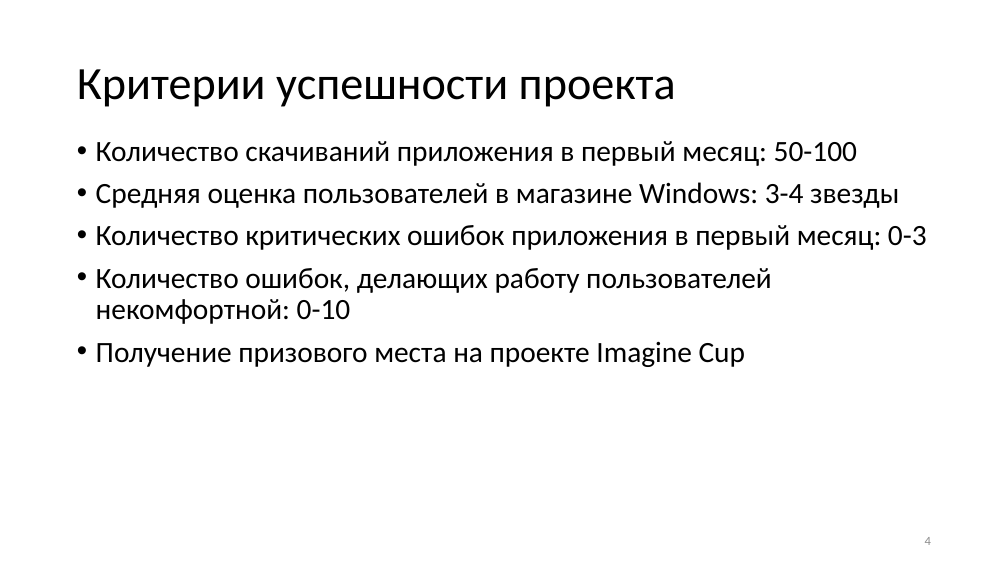
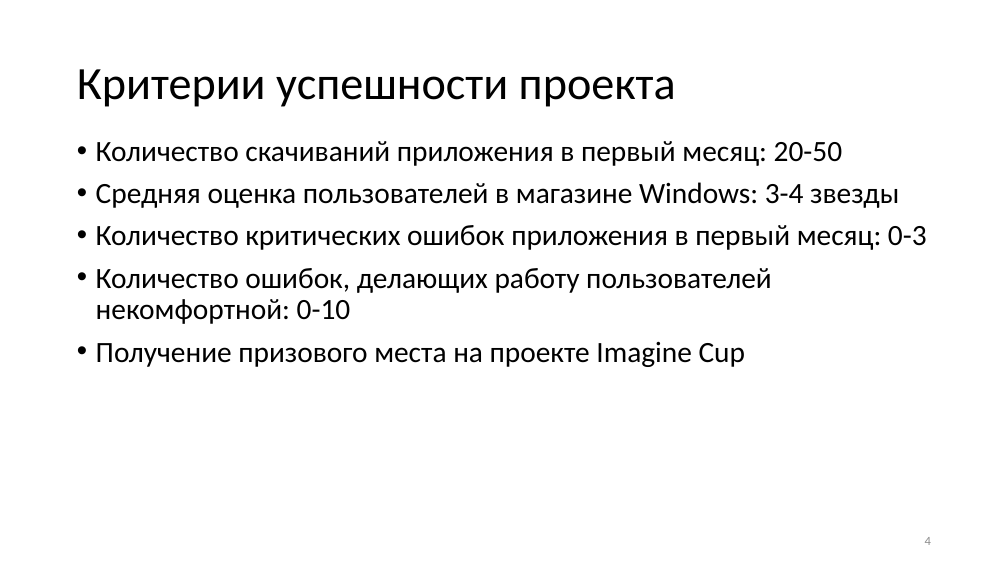
Before and after one commit to nocom91/GeoTime, a slide deck: slide 4 of Документы/GeoTimePresentation-remake.pptx. Drawn at 1008x567 pixels with LibreOffice and Linux fonts; fonts in the diff are those of the drawing; background and template pictures are left out. Boxes give left, top, right and bottom in pixels: in the first picture for what was removed or moved away, otherwise in the second. Text is boxed around its words. In the diff, an @@ line names an element or a change of style, - is before the commit and + after.

```diff
--- a/Документы/GeoTimePresentation-remake.pptx
+++ b/Документы/GeoTimePresentation-remake.pptx
@@ text at (x1=96, y1=141, x2=843, y2=166): text changed @@
-• Количество скачиваний приложения в первый месяц: 50-100
+• Количество скачиваний приложения в первый месяц: 20-50
```
Also in this commit, not shown: 3 other slides changed, 1 other file.
